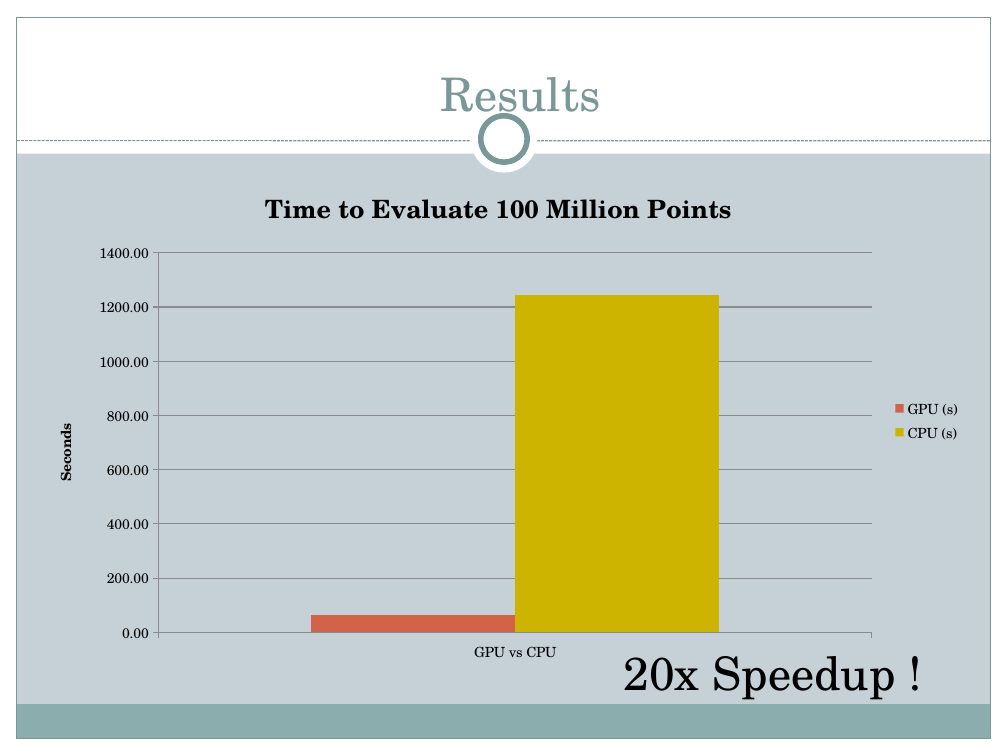
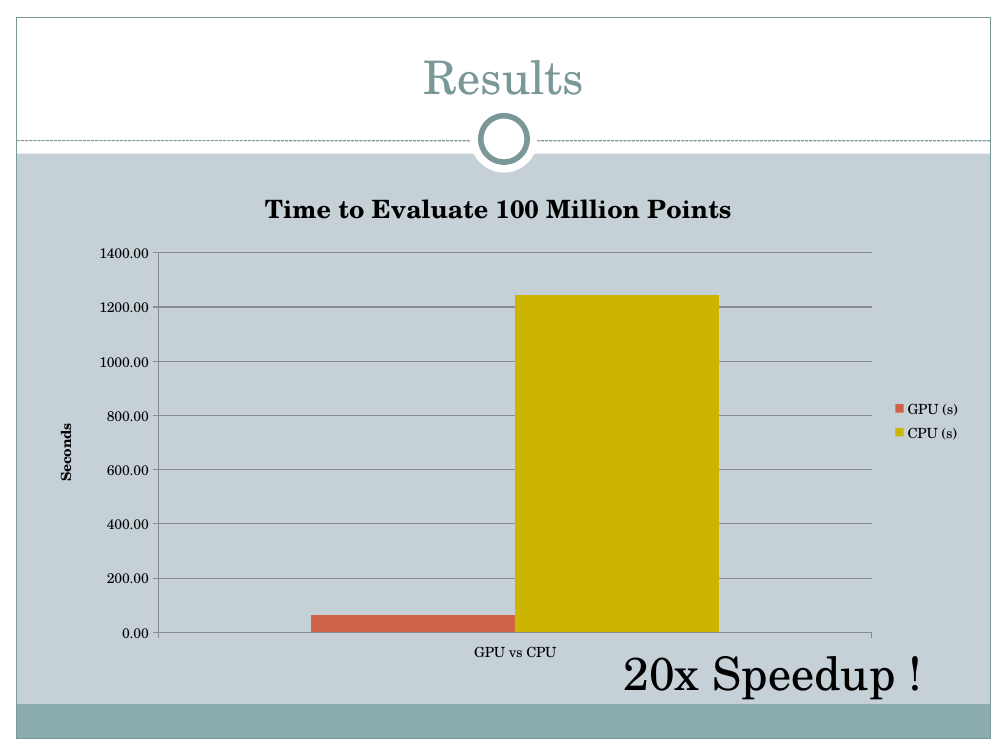
Before and after one commit to freethenation/OpenCLNoise, a slide deck: slide 8 of docs/Presentation.pptx (slide 9 before the commit). Drawn at 1008x756 pixels with LibreOffice and Linux fonts; fonts in the diff are those of the drawing. Boxes give left, top, right and bottom in pixels: in the first picture for what was removed or moved away, otherwise in the second. Text is boxed around its words. In the diff, an @@ line names an element or a change of style, - is before the commit and + after.

```diff
--- a/docs/Presentation.pptx
+++ b/docs/Presentation.pptx
@@ text "Results" rewrapped from (440,77,601,125) to (424,60,585,95) @@
```
Also in this commit, not shown: 3 other slides changed.
